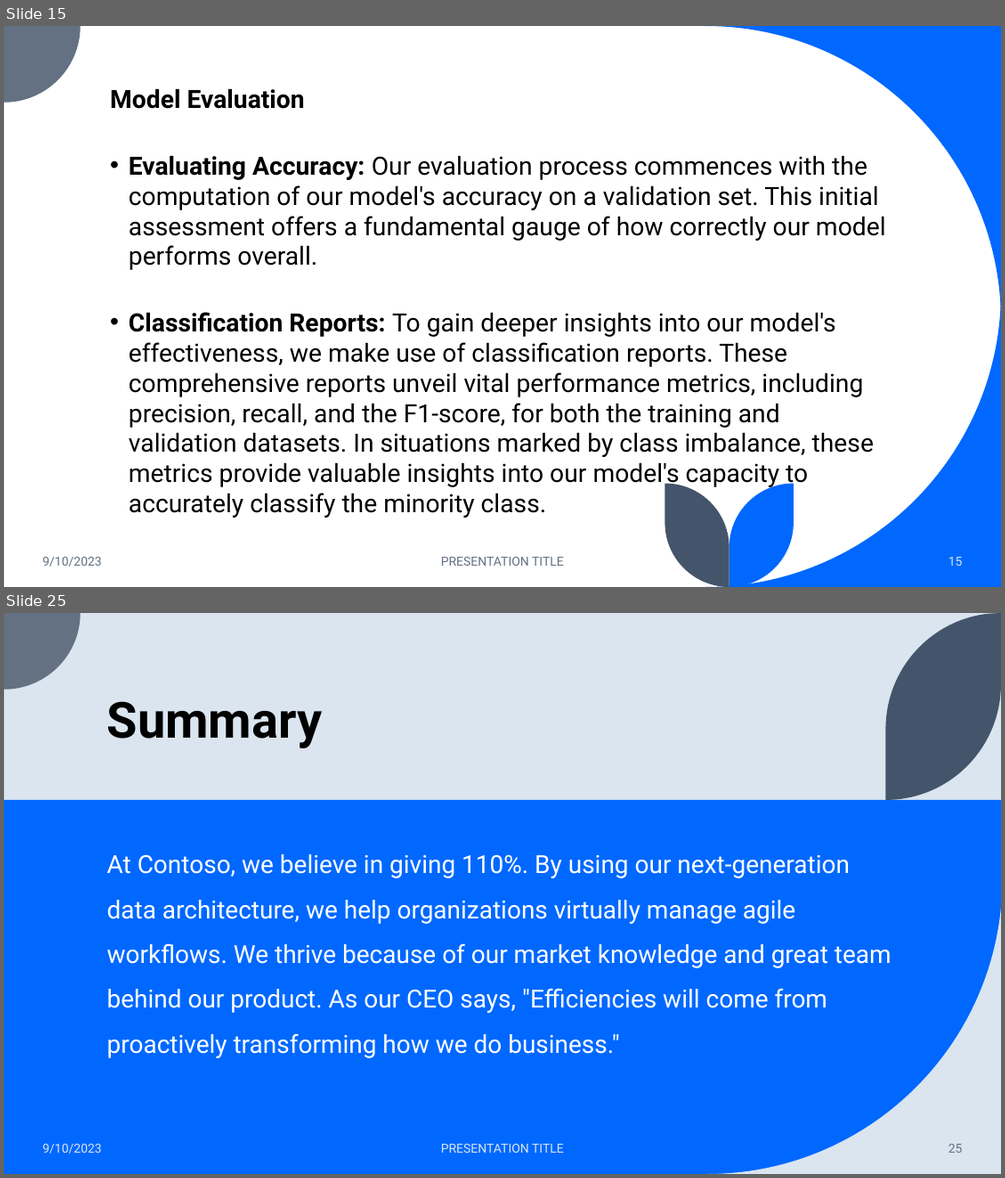
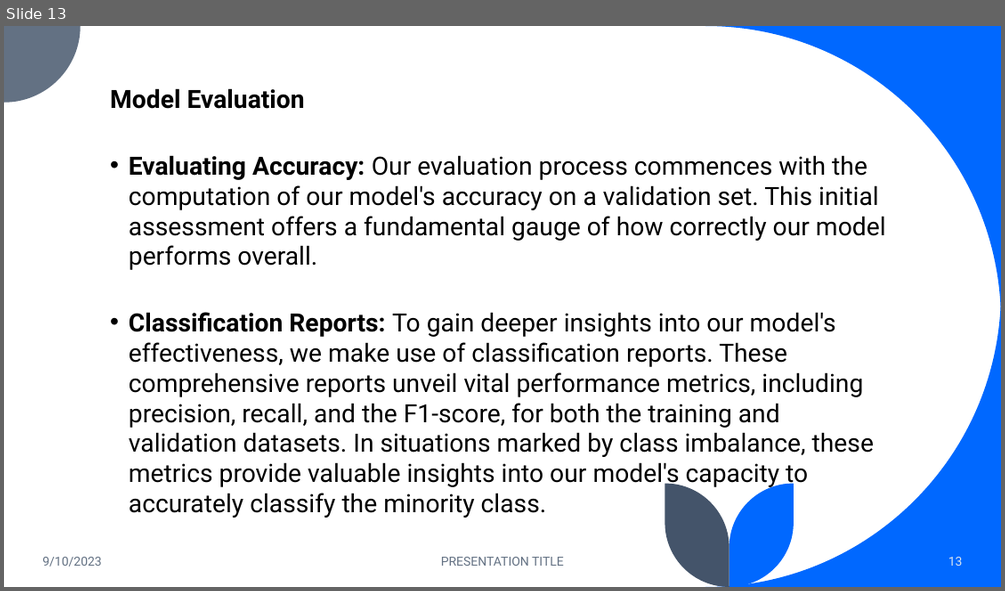
Before and after one commit to kwabenaboateng/AZUBI-CAPSTONE-PROJECT, a slide deck: Income Prediction Challenge for Azubian - PPT.pptx. Shown one above the other, each under a label of ours: slides 15 and 25 before the commit, slide 13 after it; the slides between them are not shown. The pictures are 1005x1178 and 1005x591 pixels, drawn with LibreOffice and Linux fonts; fonts in the diff are those of the drawing. Boxes give left, top, right and bottom in pixels: in the first picture for what was removed or moved away, otherwise in the second. Text is boxed around its words. In the diff, an @@ line names an element or a change of style, - is before the commit and + after.

```diff
--- a/Income Prediction Challenge for Azubian - PPT.pptx
+++ b/Income Prediction Challenge for Azubian - PPT.pptx
@@ slide 25 removed at [4, 613, 1001, 1174], background #DAE5EF; not listed: 1 template element that a slide beside it also shows @@
@@ freeform shape removed at [886, 613, 1001, 800] @@
@@ title removed at [107, 701, 323, 748] @@
-Summary
@@ rectangle removed at [4, 800, 1001, 1174] @@
@@ text removed at [107, 854, 891, 1058] @@
-At Contoso, we believe in giving 110%. By using our next-generation data architecture, we help organizations virtually manage agile workflows. We thrive because of our market knowledge and great team behind our product. As our CEO says, "Efficiencies will come from proactively transforming how we do business."
@@ freeform shape removed at [707, 878, 1001, 1174] @@
@@ text removed at [42, 1143, 102, 1153] @@
-9/10/2023
@@ text removed at [441, 1143, 564, 1152] @@
-PRESENTATION TITLE
@@ page number removed at [948, 1143, 963, 1152] @@
-25
@@ what was slide 15 is now slide 13 @@
@@ page number at [948, 556, 963, 565]: text changed @@
-15
+13
```
Also in this commit, not shown: 7 slides changed, 3 slides added, 10 other slides removed, 8 other files.
